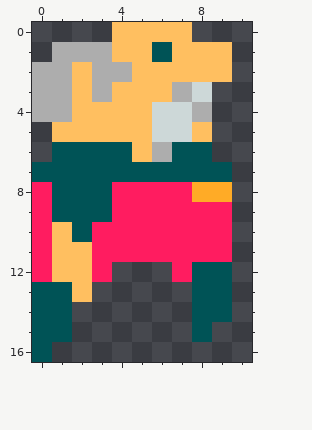
Pixel-art sprite: AridArnold/Content/Arnold/ArnoldOldJumpUp.png. The picture above was drawn from the file before the commit.
The file is 11x17 pixels.
Once edited:
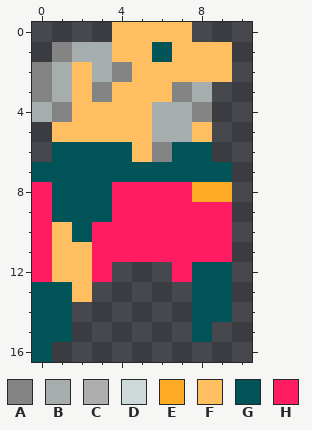
Palette (. is transparent): A #848484  B #a6adad  C #adadad  D #cdd8d8  E #ffab26  F #ffbf60  G #005356  H #ff1c60
Change:
y 1: x 1..3 CCC -> ABB
y 2: x 0..1 CC -> AB; x 3..4 CC -> BA
y 3: x 0..1 CC -> AB; x 3 C -> A; x 7..8 CD -> AB
y 4: x 0..1 CC -> BA; x 6..8 DDC -> BBA
y 5: x 6..7 DD -> BB
y 6: x 6 C -> A
Changed places in both pictures, as pixel boxes (x1, y1, x2, y2):
changed: (32, 42, 212, 162)
